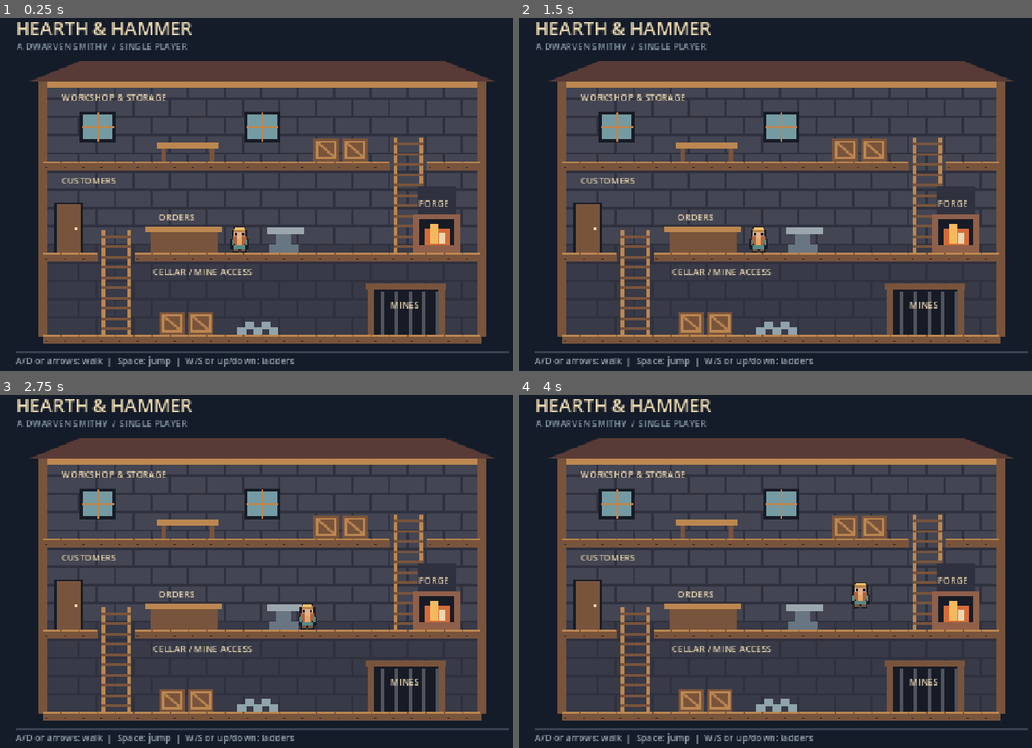
Above: before the commit, frames 1-4 (two rows, left to right).
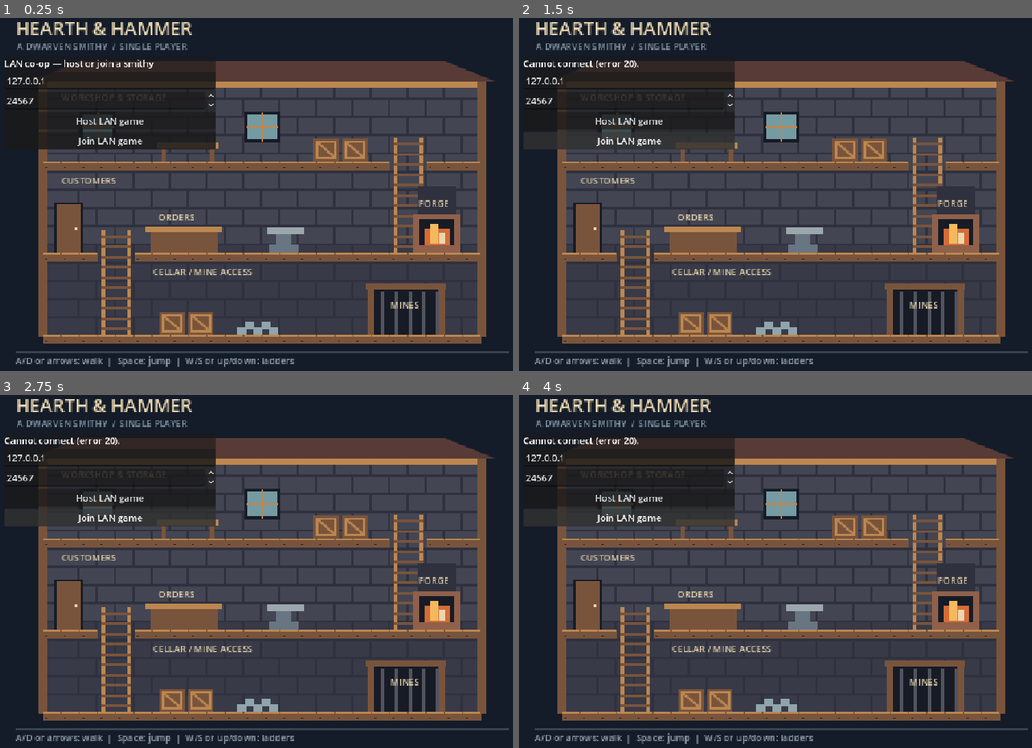
Above: after the commit, the same moments.

Repository: CobaltJT/testproj
Game: Godot game, scene res://scenes/session.tscn
Two runs of this game, one before a commit and one after it. Both use one fixed random seed, a clock stepped at 60 frames per second and the inputs below. Before the commit the project starts from res://scenes/smithy.tscn.
Inputs (mouse positions are in pixels of both pictures, inside the frame that each line leads up to):
- Up to frame 1 (0.25 s): no input
- Up to frame 2 (1.5 s): click (626, 120) at 0.5 s, where only the run after the commit has a clickable "Host LAN game"; click (626, 141) at 1.25 s, where only the run after the commit has a clickable "Join LAN game"
- Up to frame 3 (2.75 s): tap Enter at 2 s; hold D (move_right) from 2.03 s (still down); hold Space (jump) from 2.03 s (still down)
- Up to frame 4 (4 s): release Space (jump) at 2.78 s; tap Space (jump) at 2.85, 3.02, 3.32 s; release D (move_right) at 3.53 s; hold A (move_left) from 3.53 s (still down); hold Space (jump) from 3.53 s (still down)

The runs differ from the first frame. In frame 1, 8.7% of the frame differs, in the area x 0-49%, y 11-67%; in frame 2, 8.4%; in frame 3, 8.4%; in frame 4, 8.4%.

Commit message:
Add player-hosted LAN co-op with authoritative movement

Diff:
--- a/project.godot
+++ b/project.godot
@@ -3,7 +3,7 @@
 
 [application]
 config/name="Hearth & Hammer"
-run/main_scene="res://scenes/smithy.tscn"
+run/main_scene="res://scenes/session.tscn"
 config/features=PackedStringArray("4.6", "GL Compatibility")
 
 [display]
--- /dev/null
+++ b/scenes/session.tscn
@@ -0,0 +1,4 @@
+[gd_scene load_steps=2 format=3]
+[ext_resource type="Script" path="res://scripts/session.gd" id="1"]
+[node name="Session" type="Node"]
+script = ExtResource("1")
--- a/scripts/player.gd
+++ b/scripts/player.gd
@@ -6,20 +6,30 @@
 const GRAVITY := 1000.0
 const CLIMB_SPEED := 110.0
 const LADDERS: Array[Rect2] = [Rect2(352, 136, 32, 80), Rect2(96, 216, 32, 72)]
+var networked := false
+var controls := Vector2.ZERO
+var jump_held := false
+var previous_jump := false
+var climb_held := false
 var climbing := false
 var active_ladder := -1
 var ladder_jump_locked := false
 @onready var sprite: Sprite2D = $Sprite2D
 
 func _physics_process(delta: float) -> void:
-	var horizontal := Input.get_axis("move_left", "move_right")
-	var vertical := Input.get_axis("climb_up", "climb_down")
-	if not Input.is_action_pressed("climb_up") and not Input.is_action_pressed("climb_down"):
+	if networked and not multiplayer.is_server():
+		return
+	var horizontal := controls.x if networked else Input.get_axis("move_left", "move_right")
+	var vertical := controls.y if networked else Input.get_axis("climb_up", "climb_down")
+	var jump_pressed := (jump_held and not previous_jump) if networked else Input.is_action_just_pressed("jump")
+	previous_jump = jump_held
+	var holding_climb := climb_held if networked else (Input.is_action_pressed("climb_up") or Input.is_action_pressed("climb_down"))
+	if not holding_climb:
 		ladder_jump_locked = false
 	# A held Up can catch the ladder as an upward jump reaches its apex.
 	if ladder_jump_locked and vertical < 0 and velocity.y < 0 and velocity.y + GRAVITY * delta >= 0:
 		ladder_jump_locked = false
-	if not climbing and not ladder_jump_locked and not Input.is_action_just_pressed("jump") and not is_zero_approx(vertical):
+	if not climbing and not ladder_jump_locked and not jump_pressed and not is_zero_approx(vertical):
 		for i in range(LADDERS.size()):
 			var ladder := LADDERS[i]
 			if position.x >= ladder.position.x and position.x <= ladder.end.x and position.y >= ladder.position.y - 3 and position.y <= ladder.end.y + 1:
@@ -31,7 +41,7 @@
 	if climbing:
 		var ladder := LADDERS[active_ladder]
 		velocity = Vector2(horizontal * SPEED, vertical * CLIMB_SPEED)
-		if Input.is_action_just_pressed("jump"):
+		if jump_pressed:
 			climbing = false
 			ladder_jump_locked = true
 			velocity.y = CLIMB_SPEED if vertical > 0 else JUMP_SPEED
@@ -47,7 +57,7 @@
 		velocity.x = horizontal * SPEED
 		if not is_on_floor():
 			velocity.y += GRAVITY * delta
-		if Input.is_action_just_pressed("jump") and is_on_floor():
+		if jump_pressed and is_on_floor():
 			velocity.y = JUMP_SPEED
 	if not is_zero_approx(horizontal):
 		sprite.flip_h = horizontal < 0
--- /dev/null
+++ b/scripts/session.gd
@@ -0,0 +1,204 @@
+extends Node
+## ENet LAN session. Only the host simulates physics; clients send controls.
+const PLAYER = preload("res://scenes/player.tscn")
+const WORLD = preload("res://scenes/smithy.tscn")
+const PORT := 24567
+var world: Node2D
+var players: Dictionary = {}
+var last_input: Dictionary = {}
+var status: Label
+var address: LineEdit
+var port: SpinBox
+var menu: VBoxContainer
+var leave_button: Button
+var active := false
+var tick := 0
+
+func _ready() -> void:
+	world = WORLD.instantiate()
+	add_child(world)
+	world.get_node("Player").free()
+	var layer := CanvasLayer.new()
+	add_child(layer)
+	var panel := PanelContainer.new()
+	panel.position = Vector2(28, 88)
+	layer.add_child(panel)
+	var column := VBoxContainer.new()
+	panel.add_child(column)
+	status = Label.new()
+	status.text = "LAN co-op — host or join a smithy"
+	column.add_child(status)
+	menu = VBoxContainer.new()
+	column.add_child(menu)
+	address = LineEdit.new()
+	address.placeholder_text = "Host LAN IP (for example 192.168.1.20)"
+	address.text = "127.0.0.1"
+	address.custom_minimum_size.x = 370
+	menu.add_child(address)
+	port = SpinBox.new()
+	port.min_value = 1024
+	port.max_value = 65535
+	port.value = PORT
+	menu.add_child(port)
+	for entry in [["Host LAN game", host_game], ["Join LAN game", join_game]]:
+		var button := Button.new()
+		button.text = entry[0]
+		button.focus_mode = Control.FOCUS_NONE
+		button.pressed.connect(entry[1])
+		menu.add_child(button)
+	leave_button = Button.new()
+	leave_button.text = "Leave game"
+	leave_button.focus_mode = Control.FOCUS_NONE
+	leave_button.visible = false
+	leave_button.pressed.connect(func(): disconnect_game("Disconnected"))
+	column.add_child(leave_button)
+	multiplayer.peer_disconnected.connect(peer_left)
+	multiplayer.connected_to_server.connect(func(): client_ready.rpc_id(1))
+	multiplayer.connection_failed.connect(func(): disconnect_game("Connection failed. Check IP, port and firewall."))
+	multiplayer.server_disconnected.connect(func(): disconnect_game("Host disconnected."))
+	# The same production entry points are used by the multi-process smoke test.
+	var args := OS.get_cmdline_user_args()
+	for arg in args:
+		if arg.begins_with("--port="):
+			port.value = int(arg.get_slice("=", 1))
+	if "--host" in args:
+		host_game()
+	for arg in args:
+		if arg.begins_with("--join="):
+			address.text = arg.get_slice("=", 1)
+			join_game()
+
+func host_game() -> void:
+	var peer := ENetMultiplayerPeer.new()
+	# No game-design player cap yet; ENet's transport limit is used.
+	var error := peer.create_server(int(port.value), 4095)
+	if error != OK:
+		status.text = "Cannot host on this UDP port (error %s)." % error
+		return
+	multiplayer.multiplayer_peer = peer
+	active = true
+	menu.hide()
+	leave_button.show()
+	spawn_player(1, Vector2(220, 216))
+	update_status()
+
+func join_game() -> void:
+	if address.text.strip_edges().is_empty():
+		status.text = "Enter the host's LAN IP."
+		return
+	var peer := ENetMultiplayerPeer.new()
+	var error := peer.create_client(address.text.strip_edges(), int(port.value))
+	if error != OK:
+		status.text = "Cannot connect (error %s)." % error
+		return
+	multiplayer.multiplayer_peer = peer
+	menu.hide()
+	leave_button.show()
+	status.text = "Connecting…"
+
+@rpc("any_peer", "call_remote", "reliable")
+func client_ready() -> void:
+	if not multiplayer.is_server():
+		return
+	var id := multiplayer.get_remote_sender_id()
+	if id not in multiplayer.get_peers() or players.has(id):
+		return
+	for existing in players:
+		spawn_player.rpc_id(id, existing, players[existing].position)
+	spawn_player.rpc(id, Vector2(210 + (players.size() % 6) * 22, 216))
+
+@rpc("authority", "call_local", "reliable")
+func spawn_player(id: int, at: Vector2) -> void:
+	if players.has(id):
+		return
+	var dwarf = PLAYER.instantiate()
+	dwarf.name = "Dwarf_%s" % id
+	dwarf.position = at
+	dwarf.networked = true
+	# Dwarfs pass through each other; only the building blocks movement.
+	dwarf.collision_layer = 2
+	dwarf.collision_mask = 1
+	world.add_child(dwarf)
+	var local := id == multiplayer.get_unique_id()
+	dwarf.get_node("Sprite2D").modulate = Color.WHITE if local else Color.from_hsv(fmod(id * 0.137, 1.0), 0.45, 1.0)
+	var tag := Label.new()
+	tag.text = "YOU" if local else ("HOST" if id == 1 else "DWARF %s" % id)
+	tag.position = Vector2(-14, -35)
+	tag.add_theme_font_size_override("font_size", 7)
+	dwarf.add_child(tag)
+	players[id] = dwarf
+	active = true
+	update_status()
+
+func _physics_process(_delta: float) -> void:
+	if not active or not players.has(multiplayer.get_unique_id()):
+		return
+	var axis := Vector2(Input.get_axis("move_left", "move_right"), Input.get_axis("climb_up", "climb_down"))
+	var jump := Input.is_action_pressed("jump")
+	var climb := Input.is_action_pressed("climb_up") or Input.is_action_pressed("climb_down")
+	if multiplayer.is_server():
+		apply_controls(1, axis, jump, climb)
+		for id in last_input:
+			if Time.get_ticks_msec() - last_input[id] > 500 and players.has(id):
+				apply_controls(id, Vector2.ZERO, false, false)
+		tick += 1
+		if tick % 3 == 0:
+			var state: Array = []
+			for id in players:
+				var dwarf = players[id]
+				state.append([id, dwarf.position, dwarf.velocity, dwarf.climbing, dwarf.sprite.flip_h])
+			receive_state.rpc(state)
+	else:
+		send_controls.rpc_id(1, axis, jump, climb)
+
+func apply_controls(id: int, axis: Vector2, jump: bool, climb: bool) -> void:
+	players[id].controls = axis
+	players[id].jump_held = jump
+	players[id].climb_held = climb
+
+@rpc("any_peer", "call_remote", "unreliable_ordered", 1)
+func send_controls(axis: Vector2, jump: bool, climb: bool) -> void:
+	if not multiplayer.is_server() or not axis.is_finite():
+		return
+	var id := multiplayer.get_remote_sender_id()
+	if not players.has(id):
+		return
+	apply_controls(id, axis.clamp(Vector2(-1, -1), Vector2.ONE), jump, climb)
+	last_input[id] = Time.get_ticks_msec()
+
+@rpc("authority", "call_remote", "unreliable_ordered", 2)
+func receive_state(state: Array) -> void:
+	for item in state:
+		if players.has(item[0]):
+			var dwarf = players[item[0]]
+			dwarf.position = item[1]
+			dwarf.velocity = item[2]
+			dwarf.climbing = item[3]
+			dwarf.sprite.flip_h = item[4]
+
+func peer_left(id: int) -> void:
+	if multiplayer.is_server():
+		remove_player.rpc(id)
+
+@rpc("authority", "call_local", "reliable")
+func remove_player(id: int) -> void:
+	if players.has(id):
+		players[id].free()
+		players.erase(id)
+	last_input.erase(id)
+	update_status()
+
+func update_status() -> void:
+	status.text = "%s · UDP %s · %s dwarfs" % ["Hosting" if multiplayer.is_server() else "Connected", int(port.value), players.size()]
+
+func disconnect_game(message: String) -> void:
+	active = false
+	multiplayer.multiplayer_peer.close()
+	multiplayer.multiplayer_peer = OfflineMultiplayerPeer.new()
+	for dwarf in players.values():
+		dwarf.free()
+	players.clear()
+	last_input.clear()
+	menu.show()
+	leave_button.hide()
+	status.text = message
--- /dev/null
+++ b/tests/multiplayer.gd
@@ -0,0 +1,88 @@
+extends SceneTree
+var session: Node
+var role := ""
+var failures := 0
+
+func check(condition: bool, message: String) -> void:
+	if condition:
+		print("PASS [", role, "]: ", message)
+	else:
+		failures += 1
+		push_error(message)
+
+func frames(count: int) -> void:
+	for i in range(count):
+		await physics_frame
+		await process_frame
+
+func until(predicate: Callable, count: int = 600) -> bool:
+	for i in range(count):
+		if predicate.call():
+			return true
+		await frames(1)
+	return false
+
+func _initialize() -> void:
+	for arg in OS.get_cmdline_user_args():
+		if arg.begins_with("--role="):
+			role = arg.get_slice("=", 1)
+	call_deferred("run")
+
+func run() -> void:
+	session = load("res://scenes/session.tscn").instantiate()
+	root.add_child(session)
+	var joined := await until(func(): return session.players.size() == 3)
+	check(joined, "Three peers share a roster")
+	if not joined:
+		quit(1)
+		return
+	var id := session.multiplayer.get_unique_id()
+	var dwarf = session.players[id]
+	var starts: Dictionary = {}
+	for peer_id in session.players:
+		starts[peer_id] = session.players[peer_id].position
+	# All three independent game processes use real production input collection.
+	var action := "move_left" if role == "client1" else "move_right"
+	Input.action_press(action)
+	await frames(30)
+	Input.action_release(action)
+	await frames(10)
+	check(absf(dwarf.position.x - starts[id].x) > 20, "Local controls move own dwarf through host simulation")
+	var remote_moved := false
+	for peer_id in starts:
+		if peer_id != id and session.players.has(peer_id):
+			remote_moved = remote_moved or absf(session.players[peer_id].position.x - starts[peer_id].x) > 15
+	check(remote_moved, "Remote movement is replicated")
+	var jump_y: float = dwarf.position.y
+	Input.action_press("jump")
+	await frames(5)
+	Input.action_release("jump")
+	await frames(5)
+	check(dwarf.position.y < jump_y - 5, "Jump is simulated and replicated")
+	await frames(50)
+	check(absf(dwarf.position.y - 216) < 1, "Host collision returns dwarf to ground")
+	Input.action_press("move_right")
+	var reached_ladder := await until(func(): return dwarf.position.x >= 363, 240)
+	Input.action_release("move_right")
+	await frames(5)
+	Input.action_press("climb_up")
+	var reached_top := await until(func(): return dwarf.position.y <= 136.5, 180)
+	Input.action_release("climb_up")
+	check(reached_ladder and reached_top and dwarf.climbing, "Network controls climb to upper floor")
+	Input.action_press("climb_down")
+	var reached_ground := await until(func(): return dwarf.position.y >= 215.5, 180)
+	Input.action_release("climb_down")
+	check(reached_ground, "Network controls descend ladder")
+	if role == "client1":
+		session.disconnect_game("Test leave")
+		check(session.players.is_empty() and session.menu.visible, "Leave clears scene and restores menu")
+	elif role == "host":
+		var removed := await until(func(): return session.players.size() == 2)
+		check(removed, "Disconnected client removed from host roster")
+		await frames(20)
+		session.disconnect_game("Test host stop")
+	else:
+		var disconnected := await until(func(): return not session.active and session.menu.visible)
+		check(disconnected and session.players.is_empty(), "Host loss clears roster and restores menu")
+	print("MULTIPLAYER RESULT ", role, ": ", failures, " failures")
+	quit(1 if failures else 0)
Not shown, added: scripts/session.gd.uid
Not shown, added: tests/multiplayer.gd.uid
Not shown, changed: tools/check.sh
